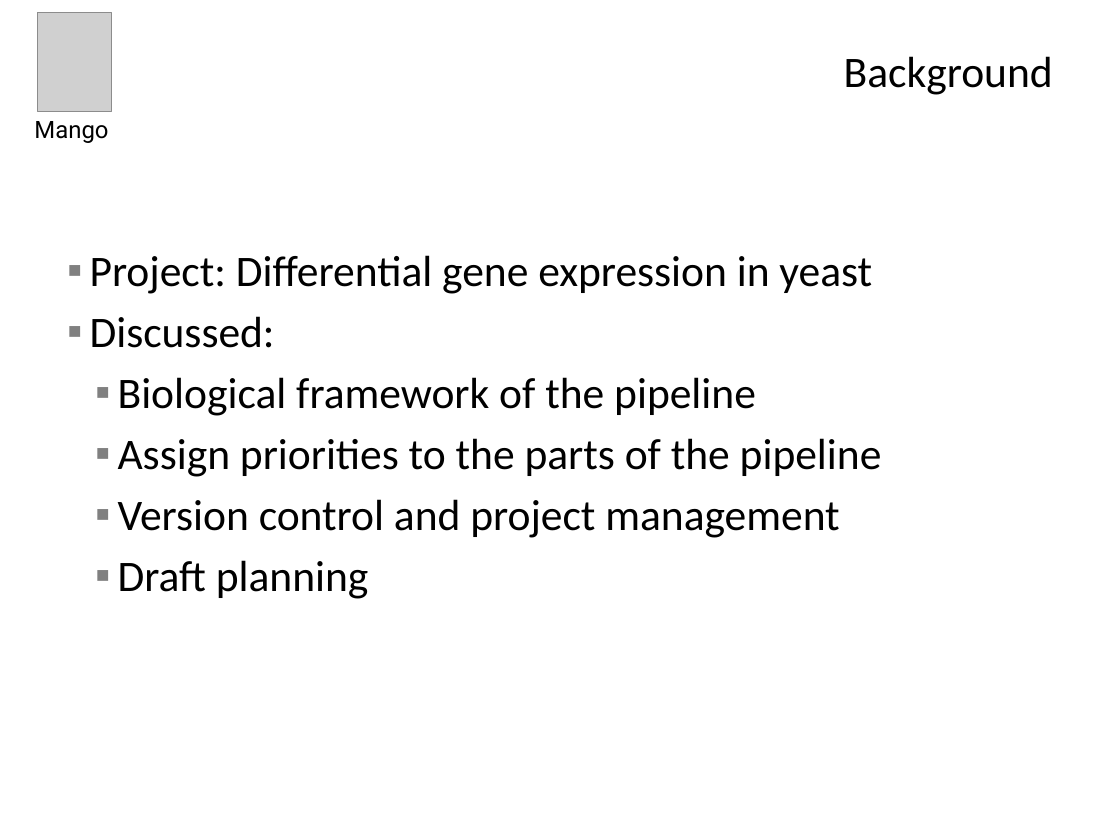
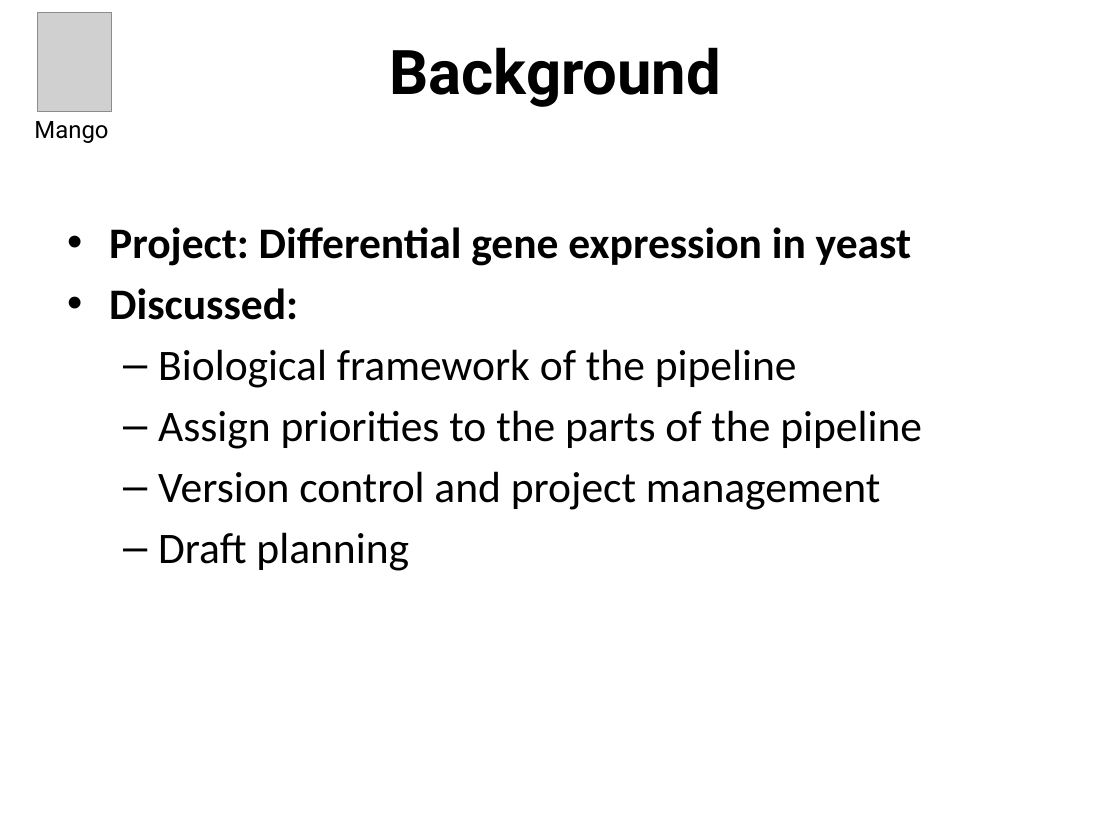
Before and after one commit to Bioinformatics-Mango/Bioinformatics, a slide deck: slide 6 of Presentations/Projectplan - planning and progress.pptx. Drawn at 1120x840 pixels with LibreOffice and Linux fonts; fonts in the diff are those of the drawing; grey boxes stand for pictures; background and template pictures are left out. Boxes give left, top, right and bottom in pixels: in the first picture for what was removed or moved away, otherwise in the second. Text is boxed around its words. In the diff, an @@ line names an element or a change of style, - is before the commit and + after.

Commit message:
Second draft project plan
Changed frontpage and overal styling

```diff
--- a/Presentations/Projectplan - planning and progress.pptx
+++ b/Presentations/Projectplan - planning and progress.pptx
@@ title "Background" at [389, 47, 721, 107]: size 28 to 39.6 pt, font Calibri to Roboto, bold on; alignment right to centre @@
@@ text "Project: Differential gene expression in ...": place and size @@
-text "Project: Differential gene expression in ..." at [90, 255, 882, 599]
+text "Project: Differential gene expression in ..." at [109, 227, 922, 571]
@@ text "Project: Differential gene expression in ..." at [109, 227, 922, 571]: bold on in "Project: Differential gene expression in yeast", "Discussed:"; bullet ▪ to •; bullet ▪ to –; vertical alignment middle to top @@
```
Also in this commit, not shown: 9 other slides changed.
